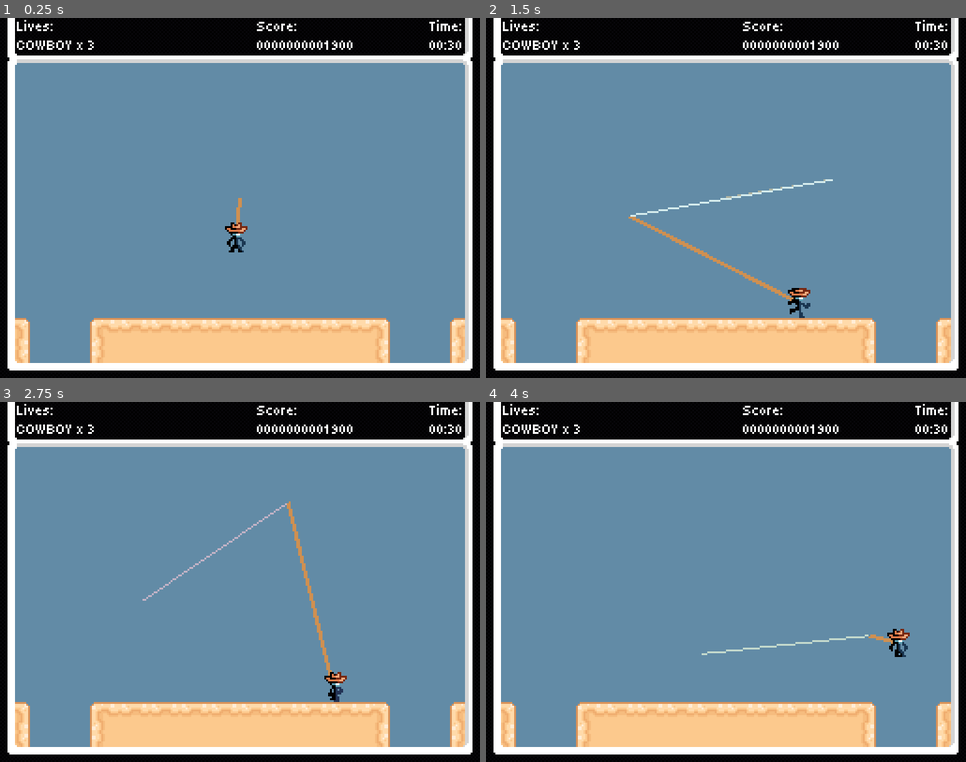
Above: before the commit, frames 1-4 (two rows, left to right).
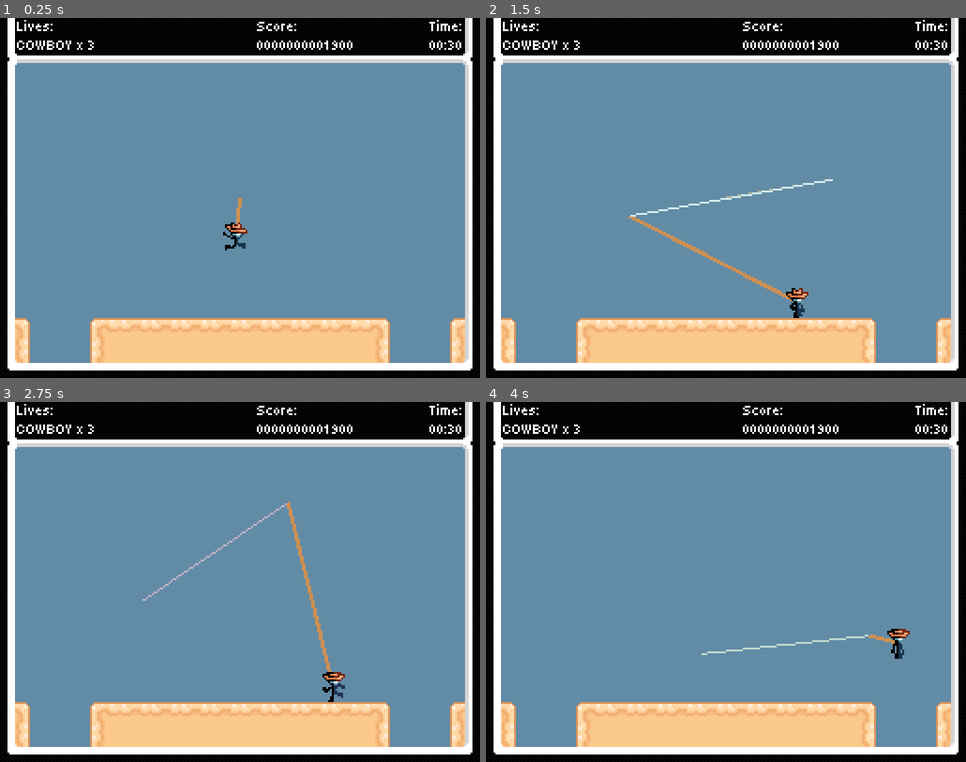
Above: after the commit, the same moments.

Repository: Jcodefox/GMTK-2025
Game: Godot game, scene res://scenes/topscenes/gameplay_topscene.tscn
Two runs of this game, one before a commit and one after it. Both use one fixed random seed, a clock stepped at 60 frames per second and the inputs below.
Inputs (mouse positions are in pixels of both pictures, inside the frame that each line leads up to):
- Up to frame 1 (0.25 s): no input
- Up to frame 2 (1.5 s): move the mouse to (831, 180) at 0.52 s; hold D (move_right) from 0.53 s (still down); tap Space (move_jump) at 0.77 s; move the mouse to (630, 216) at 1.27 s
- Up to frame 3 (2.75 s): tap Space (move_jump) at 1.52 s; move the mouse to (288, 502) at 2.02 s; release D (move_right) at 2.03 s; hold A (move_left) from 2.03 s (still down)
- Up to frame 4 (4 s): move the mouse to (702, 654) at 2.77 s; release A (move_left) at 2.78 s; hold D (move_right) from 2.78 s (still down); tap Space (move_jump) at 3.02, 3.77 s; move the mouse to (870, 636) at 3.52 s

The runs differ from the first frame. In frame 1, 0.1% of the frame differs, in the area x 46-52%, y 56-66%; in frame 2, 0.2%; in frame 3, 0.2%, in the area x 67-73%, y 75-84%; in frame 4, 0.2%.

Commit message:
Implement new jumping and falling animations

Diff:
--- a/assets/art/player/player_sprite_frames.tres
+++ b/assets/art/player/player_sprite_frames.tres
@@ -1,15 +1,18 @@
-[gd_resource type="SpriteFrames" load_steps=11 format=3 uid="uid://bf6o51up71rto"]
+[gd_resource type="SpriteFrames" load_steps=14 format=3 uid="uid://bf6o51up71rto"]
 
 [ext_resource type="Texture2D" uid="uid://c20xmus612fao" path="res://assets/art/player/cowboy_duckhide.png" id="1_ta81v"]
 [ext_resource type="Texture2D" uid="uid://do6giius4ssl1" path="res://assets/art/player/cowboy_duckwalk_1.png" id="2_40515"]
 [ext_resource type="Texture2D" uid="uid://dhm8irt3v75fh" path="res://assets/art/player/cowboy_idle_1.png" id="2_ta81v"]
 [ext_resource type="Texture2D" uid="uid://dca3iao3t7vju" path="res://assets/art/player/cowboy_idle_2.png" id="3_3lfx2"]
-[ext_resource type="Texture2D" uid="uid://c02yf6jxupv3m" path="res://assets/art/player/cowboy stick jump.png" id="3_4nujj"]
 [ext_resource type="Texture2D" uid="uid://dof4fnfqo6qfp" path="res://assets/art/player/cowboy_duckwalk_2.png" id="3_g45dy"]
 [ext_resource type="Texture2D" uid="uid://ctu62lns3081l" path="res://assets/art/player/cowboy_run_left_1.png" id="4_hr8ky"]
+[ext_resource type="Texture2D" uid="uid://cr0fvisfevwd0" path="res://assets/art/player/cowboy_fall_left.png" id="4_umutv"]
 [ext_resource type="Texture2D" uid="uid://dhcno4yk2mfns" path="res://assets/art/player/cowboy_run_left_2.png" id="5_ta81v"]
+[ext_resource type="Texture2D" uid="uid://crsonlixkftyj" path="res://assets/art/player/cowboy_fall_right.png" id="5_uirxa"]
 [ext_resource type="Texture2D" uid="uid://c2pfdqtwraath" path="res://assets/art/player/cowboy_run_right_1.png" id="6_3lfx2"]
 [ext_resource type="Texture2D" uid="uid://c4xnvwgk63fv7" path="res://assets/art/player/cowboy_run_right_2.png" id="7_40515"]
+[ext_resource type="Texture2D" uid="uid://dqq4kqweas65n" path="res://assets/art/player/cowboy_jump_left.png" id="8_2mfwb"]
+[ext_resource type="Texture2D" uid="uid://dh2rvrygfeiiy" path="res://assets/art/player/cowboy_jump_right.png" id="9_lsjif"]
 
 [resource]
 animations = [{
@@ -34,6 +37,22 @@
 }, {
 "frames": [{
 "duration": 1.0,
+"texture": ExtResource("4_umutv")
+}],
+"loop": true,
+"name": &"fall_left",
+"speed": 5.0
+}, {
+"frames": [{
+"duration": 1.0,
+"texture": ExtResource("5_uirxa")
+}],
+"loop": true,
+"name": &"fall_right",
+"speed": 5.0
+}, {
+"frames": [{
+"duration": 1.0,
 "texture": ExtResource("2_ta81v")
 }, {
 "duration": 1.0,
@@ -45,10 +64,18 @@
 }, {
 "frames": [{
 "duration": 1.0,
-"texture": ExtResource("3_4nujj")
+"texture": ExtResource("8_2mfwb")
 }],
 "loop": true,
-"name": &"jump",
+"name": &"jump_left",
+"speed": 5.0
+}, {
+"frames": [{
+"duration": 1.0,
+"texture": ExtResource("9_lsjif")
+}],
+"loop": true,
+"name": &"jump_right",
 "speed": 5.0
 }, {
 "frames": [{
--- a/scenes/prefabs/player.tscn
+++ b/scenes/prefabs/player.tscn
@@ -16,9 +16,8 @@
 
 [node name="AnimatedSprite2D" type="AnimatedSprite2D" parent="."]
 sprite_frames = ExtResource("2_tou0u")
-animation = &"duckwalk"
+animation = &"jump_left"
 autoplay = "idle"
-frame_progress = 0.0871731
 
 [node name="Lasso" parent="." instance=ExtResource("3_n0leu")]
 z_index = 4
--- a/scripts/prefabs/player_v2.gd
+++ b/scripts/prefabs/player_v2.gd
@@ -25,6 +25,8 @@
 
 var animated_sprite_ghosts: Array[Node2D] = []
 var collision_shape_ghosts: Array[Node2D] = []
+
+var visual_facing_left: bool = false
 
 func _ready() -> void:
 	animated_sprite_ghosts = Globals.make_loop_ghosts_of($AnimatedSprite2D)
@@ -54,6 +56,9 @@
 		velocity.x += air_lateral_accel * horizontal_accel_multiplier * horizontal_input_axis
 		velocity *= pow(air_drag, delta)
 
+	if horizontal_input_axis != 0:
+		visual_facing_left = horizontal_input_axis < 0
+
 	if Input.is_action_pressed("move_down"):
 		if horizontal_input_axis != 0:
 			set_animation("duckwalk")
@@ -61,10 +66,12 @@
 			set_animation("duckhide")
 	else:
 		if velocity.y < 0:
-			set_animation("jump")
+			set_animation("jump_left" if visual_facing_left else "jump_right")
+		elif velocity.y > 0:
+			set_animation("fall_left" if visual_facing_left else "fall_right")
 		else:
 			if horizontal_input_axis != 0:
-				set_animation("run_right" if horizontal_input_axis > 0 else "run_left")
+				set_animation("run_left" if visual_facing_left else "run_right")
 			else:
 				set_animation("idle")
 
Not shown: 1 places in scenes/topscenes/gameplay_topscene.tscn that only renumber resources
